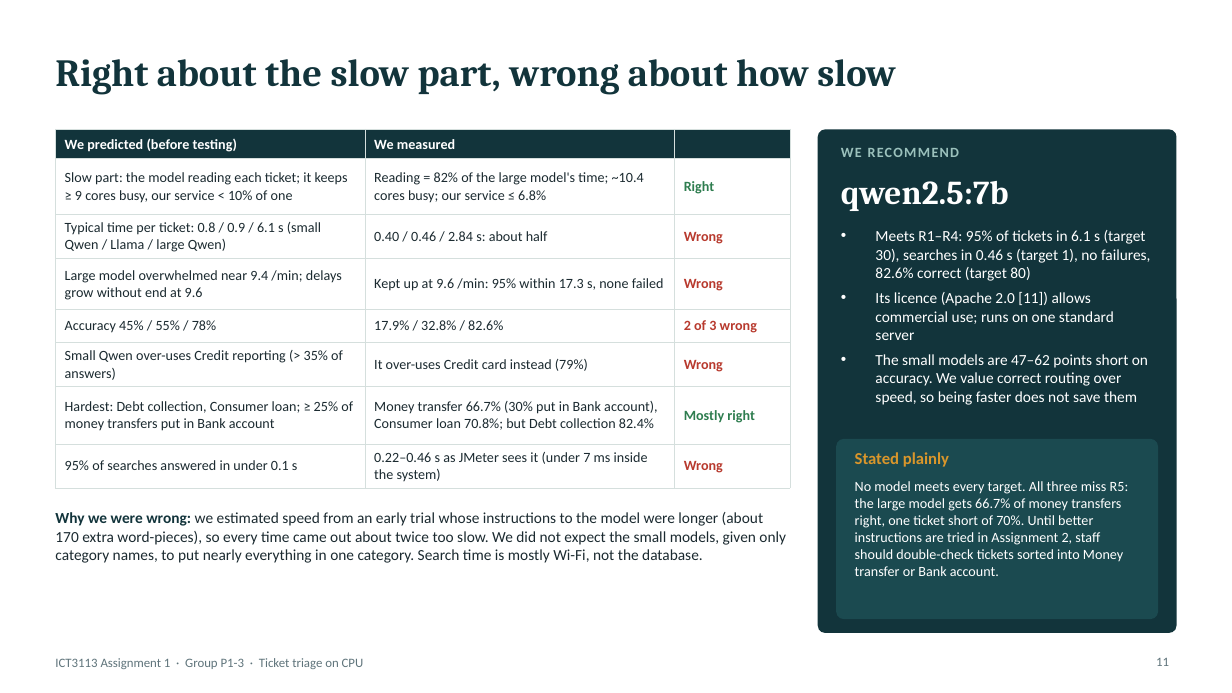
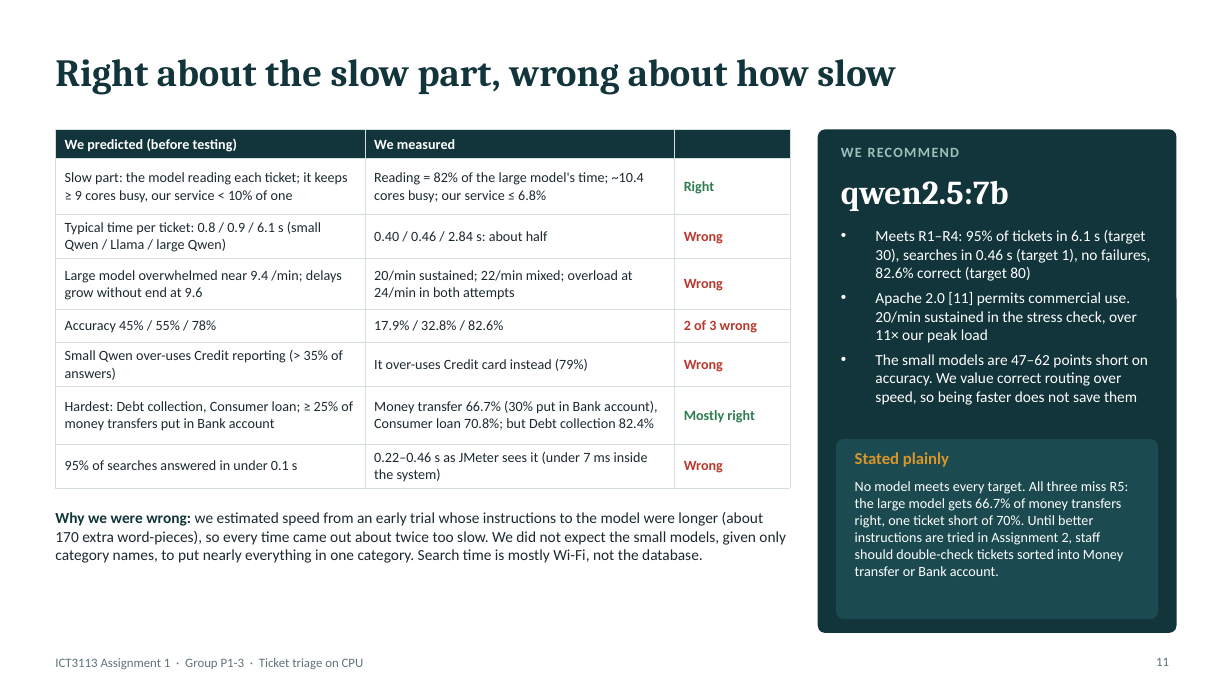
Before and after one commit to asdafsafas/ICT3113_A1_P1-3, a slide deck: slide 11 of slides/Group03.pptx. Drawn at 1232x693 pixels with LibreOffice and Linux fonts; fonts in the diff are those of the drawing. Boxes give left, top, right and bottom in pixels: in the first picture for what was removed or moved away, otherwise in the second. Text is boxed around its words. In the diff, an @@ line names an element or a change of style, - is before the commit and + after.

Commit message:
Update slides with verified adaptive stress results

```diff
--- a/slides/Group03.pptx
+++ b/slides/Group03.pptx
@@ table at (55, 129, 790, 486) @@
-row 4, column 2: Kept up at 9.6 /min: 95% within 17.3 s, none failed
+row 4, column 2: 20/min sustained; 22/min mixed; overload at 24/min in both attempts
@@ text at (875, 292, 1137, 343): text changed @@
-• Its licence (Apache 2.0 [11]) allows commercial use; runs on one standard server
+• Apache 2.0 [11] permits commercial use. 20/min sustained in the stress check, over 11× our peak load
```
Also in this commit, not shown: 3 other slides changed, 3 other files.
